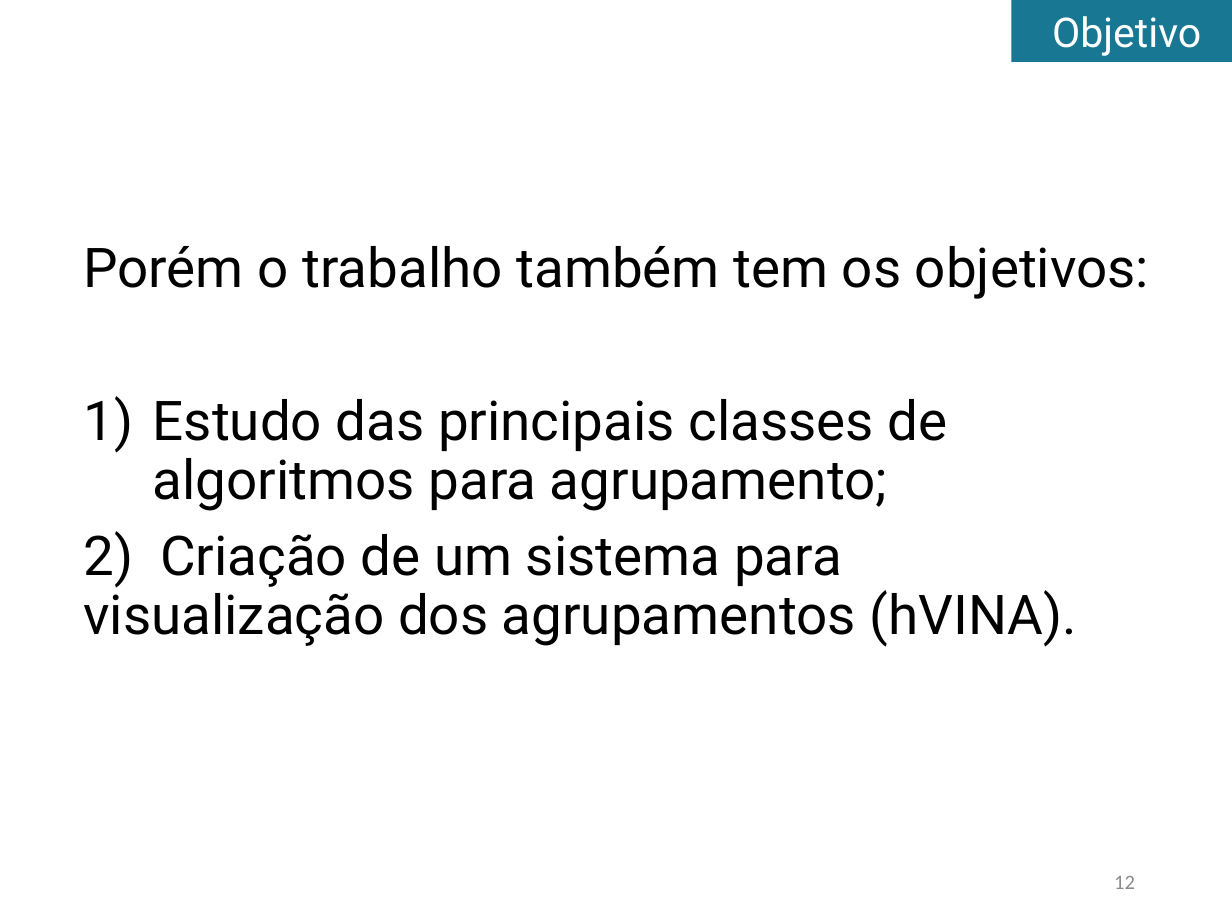
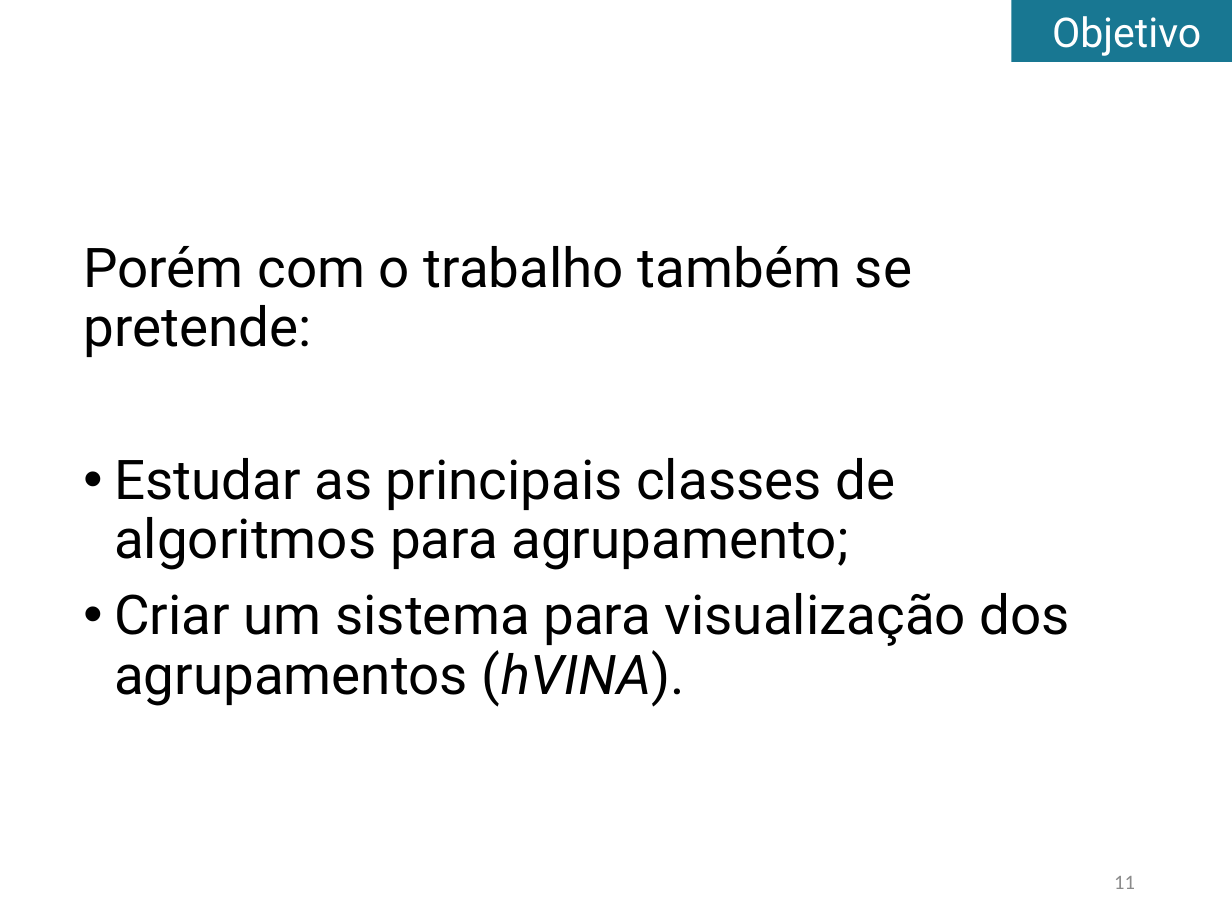
Before and after one commit to tomferreira/mac499, a slide deck: slide 11 of apresentacao/Apresentacao.pptx (slide 12 before the commit). Drawn at 1232x924 pixels with LibreOffice and Linux fonts; fonts in the diff are those of the drawing. Boxes give left, top, right and bottom in pixels: in the first picture for what was removed or moved away, otherwise in the second. Text is boxed around its words. In the diff, an @@ line names an element or a change of style, - is before the commit and + after.

```diff
--- a/apresentacao/Apresentacao.pptx
+++ b/apresentacao/Apresentacao.pptx
@@ text at bbox=[83, 246, 1070, 707]: text changed @@
-Porém o trabalho também tem os objetivos:
-1) Estudo das principais classes de algoritmos para agrupamento;
-2) Criação de um sistema para visualização dos agrupamentos (hVINA).
+Porém com o trabalho também se pretende:
+• Estudar as principais classes de algoritmos para agrupamento;
+• Criar um sistema para visualização dos agrupamentos (hVINA).
@@ page number at bbox=[1114, 876, 1135, 889]: text changed @@
-12
+11
```
Also in this commit, not shown: 9 other slides changed, 16 slides added, 1 slide removed.
